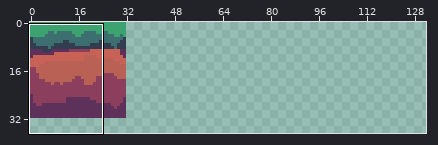
Two states of a pixel-art file, run/assets/aseprite/tilemap.aseprite. Above, an overview of the earlier version with the close-up marked.
Close-up. Before:
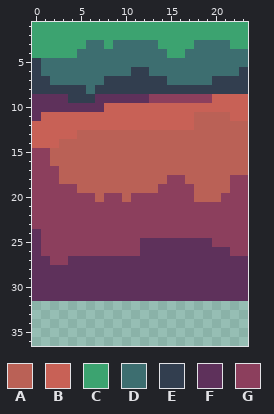
192x192 pixels, 1 frame. Shown: x 0..23, y 1..36. The wide view leaves out empty margins. The commit also changed other parts of the picture, which this record leaves out.
Palette (. is transparent): A #ba6156  B #c86156  C #3ca370  D #3d6e70  E #323e4f  F #5e315b  G #8c3f5d
Pixels before, first column x 0:
 1 CCCCCCCCCCCCCCCCCCCCCCCC
 2 CCCCCCCCCCCCCCCCCCCCCCCC
 3 CCCCCCDDCDDDDDCCCCDDDDCC
 4 CCCCCDDDDDDDDDDCCDDDDDDD
 5 EDDDDDDDDDDDDDDDDDDDDDDD
 6 EDDDDDDDDDDEEDDDDDDDDDDE
 7 EEDDDDDDEEEEEEEDDDDDEEEE
 8 EEEEEEDEEEEEEEEEEEEEEEEE
 9 FFFFEEEFFFFFFGGGGGGGBBBB
10 FFFFFFFFBBBBBBBBBBBBBBBB
11 FBBBBBBBBBBBBBBBBBAAAABB
12 BBBBBBBBBBBBBBBBBBAAAAAA
13 BBBBBAAAAAAAAAAAAAAAAAAA
14 BBBAAAAAAAAAAAAAAAAAAAAA
15 GGAAAAAAAAAAAAAAAAAAAAAA
16 GGAAAAAAAAAAAAAAAAAAAAAA
17 GGGAAAAAAAAAAAAAAAAAAAAA
18 GGGAAAAAAAAAAAAGGAAAAAGG
19 GGGGGAAAAAAAAAGGGGAAAAGG
20 GGGGGGGAGGAGGGGGGGAAAGGG
21 GGGGGGGGGGGGGGGGGGGGGGGG
22 GGGGGGGGGGGGGGGGGGGGGGGG
23 GGGGGGGGGGGGGGGGGGGGGGGG
24 FGGGGGGGGGGGGGGGGGGGGGGG
25 FGGGGGGGGGGGFFFFFFFFGGGG
26 FGGGGGGGGGGGFFFFFFFFFFGG
27 FFGGFFFFFFFFFFFFFFFFFFFF
28 FFFFFFFFFFFFFFFFFFFFFFFF
29 FFFFFFFFFFFFFFFFFFFFFFFF
30 FFFFFFFFFFFFFFFFFFFFFFFF
31 FFFFFFFFFFFFFFFFFFFFFFFF
Now the later version:
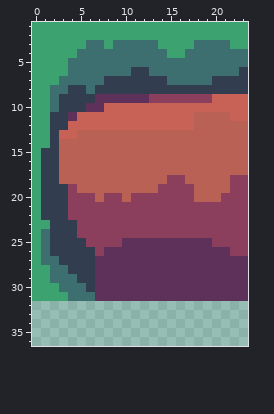
The exact change:
y 5..6: x 0..3 EDDD -> CCCC
y 7: x 0..2 EED -> CCC
y 8: x 0..3 EEEE -> CCDD
y 9: x 0..3 FFFF -> CCDE
y 10: x 0..5 FFFFFF -> CCDEEE
y 11: x 0..4 FBBBB -> CCEEF
y 12: x 0..3 BBBB -> CCEE
y 13..14: x 0..2 BBB -> CCE
y 15..16: x 0..2 GGA -> CEE
y 17..18: x 0..2 GGG -> CEE
y 19..22: x 0..3 GGGG -> CEEE
y 23: x 0..4 GGGGG -> CCEEE
y 24: x 0..4 FGGGG -> CDEEE
y 25: x 0..5 FGGGGG -> CDEEEE; x 10..11 GG -> FF
y 26: x 0..6 FGGGGGG -> CDEEEEE; x 8..11 GGGG -> FFFF
y 27: x 0..6 FFGGFFF -> CDDEEEE
y 28: x 0..6 FFFFFFF -> CCDDEEE
y 29: x 0..6 FFFFFFF -> CCDDDEE
y 30: x 0..6 FFFFFFF -> CCCDDDE
y 31: x 0..6 FFFFFFF -> CCCCDDD
Pixel boxes of the changes (left, top, right, bottom) in both close-ups:
changed: (32, 58, 140, 301)
